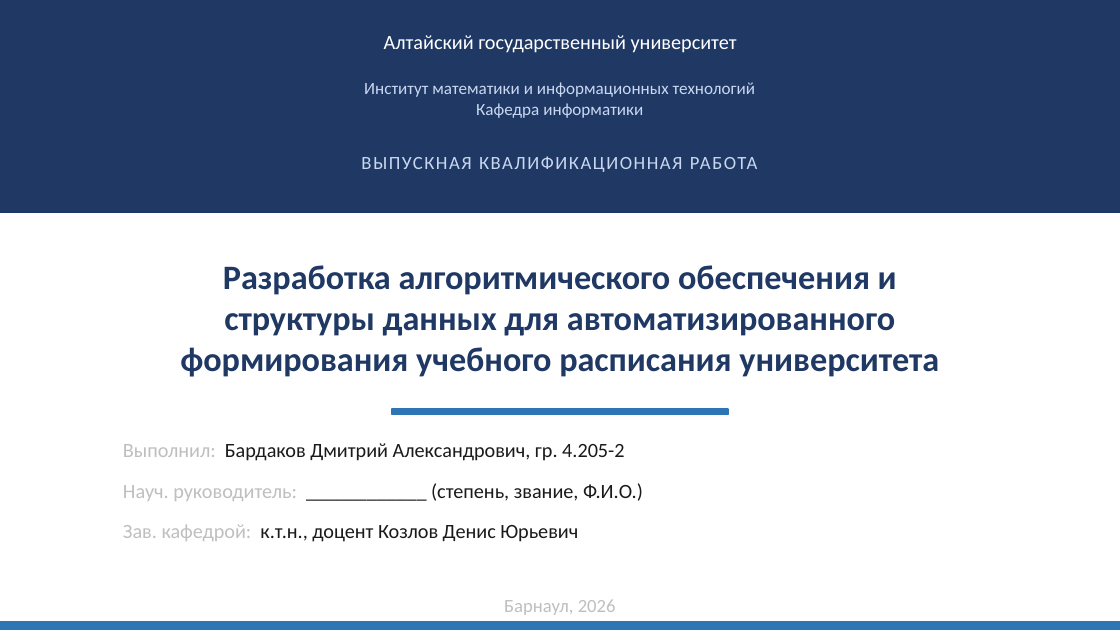
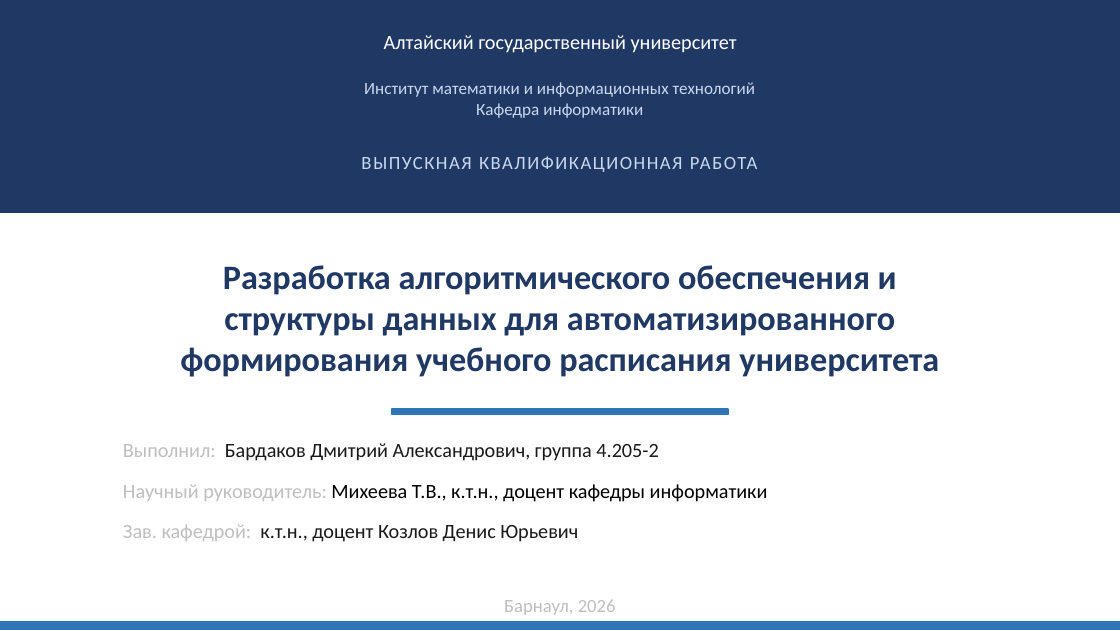
Before and after one commit to Dmitriy8570/Auto-Schedule-For-ASU, a slide deck: slide 1 of Docs/Bardakov_VKR_Final.pptx. Drawn at 1120x630 pixels with LibreOffice and Linux fonts; fonts in the diff are those of the drawing. Boxes give left, top, right and bottom in pixels: in the first picture for what was removed or moved away, otherwise in the second. Text is boxed around its words. In the diff, an @@ line names an element or a change of style, - is before the commit and + after.

```diff
--- a/Docs/Bardakov_VKR_Final.pptx
+++ b/Docs/Bardakov_VKR_Final.pptx
@@ text at (123,443,658,461): text changed @@
-Выполнил: Бардаков Дмитрий Александрович, гр. 4.205-2
+Выполнил: Бардаков Дмитрий Александрович, группа 4.205-2
@@ text at (123,484,768,502): text changed; text colour #1A1A1A to #000000 @@
-Науч. руководитель: ____________ (степень, звание, Ф.И.О.)
+Научный руководитель: Михеева Т.В., к.т.н., доцент кафедры информатики
```
Also in this commit, not shown: 9 other slides changed, 3 slides added, 43 other files.
